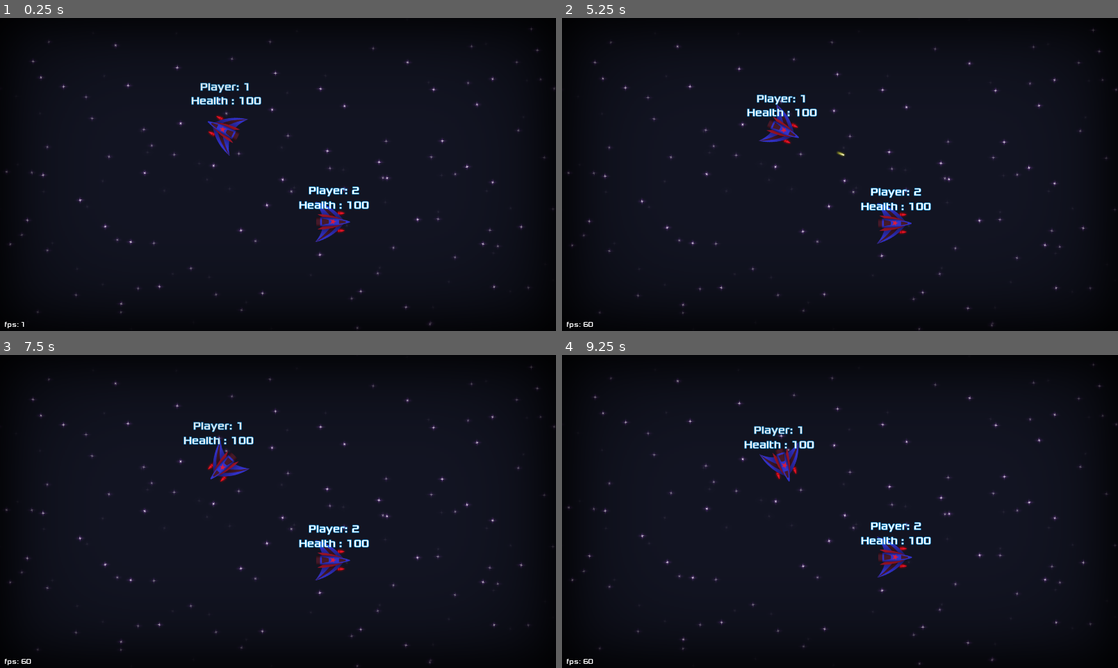
Above: before the commit, frames 1-4 (two rows, left to right).
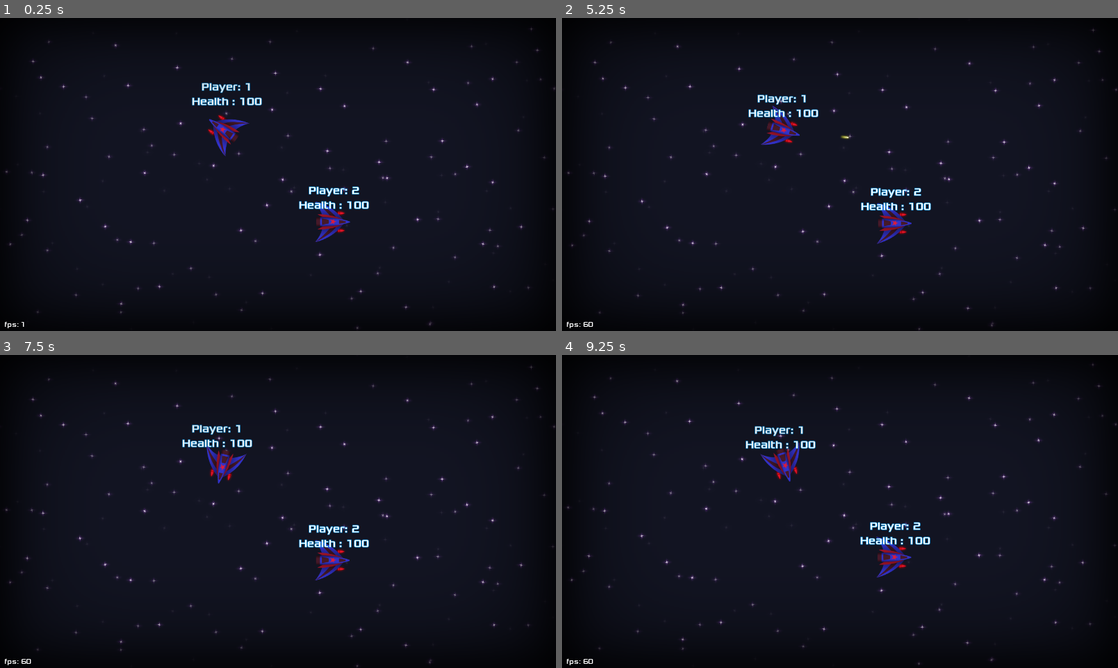
Above: after the commit, the same moments.

Repository: Najim-SD/Moon-Guardian
Game: Godot game, scene res://Scenes/Level.tscn
The game is run twice, just before and just after one commit, with the same random seed, the same clock (stepped at 60 frames per second) and the same inputs.
Inputs (mouse positions are in pixels of both pictures, inside the frame that each line leads up to):
- Up to frame 1 (0.25 s): no input
- Up to frame 2 (5.25 s): move the mouse to (962, 158) at 0.52 s; right-click (962, 158) at 0.6 s; move the mouse to (728, 190) at 1.27 s; click (728, 190) at 1.35 s; move the mouse to (895, 105) at 2.02 s; right-click (895, 105) at 2.1 s; tap Enter at 2.75 s; move the mouse to (812, 237) at 2.77 s; click (812, 237) at 2.85 s; move the mouse to (1006, 221) at 3.52 s; right-click (1006, 221) at 3.6 s; move the mouse to (673, 127) at 4.27 s; click (673, 127) at 4.35 s; tap R (restart) at 5 s; move the mouse to (867, 174) at 5.02 s; right-click (867, 174) at 5.1 s
- Up to frame 3 (7.5 s): move the mouse to (194, 433) at 5.77 s; click (194, 433) at 5.85 s; move the mouse to (400, 495) at 6.52 s; right-click (400, 495) at 6.6 s; tap R (restart) at 7.25 s; move the mouse to (166, 527) at 7.27 s; click (166, 527) at 7.35 s
- Up to frame 4 (9.25 s): move the mouse to (895, 442) at 8.02 s; right-click (895, 442) at 8.1 s; move the mouse to (812, 574) at 8.77 s; click (812, 574) at 8.85 s

The runs differ from the first frame. In frame 1, 0.7% of the frame differs, in the area x 34-48%, y 20-45%; in frame 2, 0.7%; in frame 3, 1.0%; in frame 4, 1.2%, in the area x 0-100%, y 2-99%.

Commit message:
fixed bug: can't move unless you tilt joystick first

Diff:
--- a/Scripts/Spaceship.gd
+++ b/Scripts/Spaceship.gd
@@ -2,7 +2,7 @@
 
 
 var velocity = Vector2()
-var direction = Vector2()
+var direction = Vector2(1,0)
 var accelration = 25
 var power = 0.0
 var friction = 0.03
@@ -68,7 +68,7 @@
 
 
 	velocity = move_and_slide(velocity, Vector2.UP)
-	pass # Physics_Process
+	pass # Physics_Process()
 
 func getDist(pos1:Vector2, pos2:Vector2):
 	return abs(pos1.x - pos2.x) + abs(pos1.y - pos2.y)
@@ -112,14 +112,7 @@
 
 func _on_Area2D_body_entered(body):
 	if "Laser" in body.name and body.ownerId != playerId and body.alive == 30:
-		health -= 5
-		cam.shaking = 12
-		cam.shakingRange = Vector2(-4,4)
-		$AudioStreamPlayer2D.stream = hitSound
-		$AudioStreamPlayer2D.volume_db = -20
-		$AudioStreamPlayer2D.pitch_scale = rand_range(0.60,1)
-		$AudioStreamPlayer2D.play()
-		checkDeath()
+		takeDamage(5)
 	pass # Replace with function body.
 
 
@@ -133,6 +126,17 @@
 	pass
 
 
+func takeDamage(dmg:int):
+	health -= dmg
+	cam.shaking = 12
+	cam.shakingRange = Vector2(-4,4)
+	$AudioStreamPlayer2D.stream = hitSound
+	$AudioStreamPlayer2D.volume_db = -20
+	$AudioStreamPlayer2D.pitch_scale = rand_range(0.60,1)
+	$AudioStreamPlayer2D.play()
+	checkDeath()
+	pass
+
 func kill():
 	cam.shakeCam(60, Vector2(-10,10))
 	var audio = get_parent().find_node("LevelAudioPlayer")
